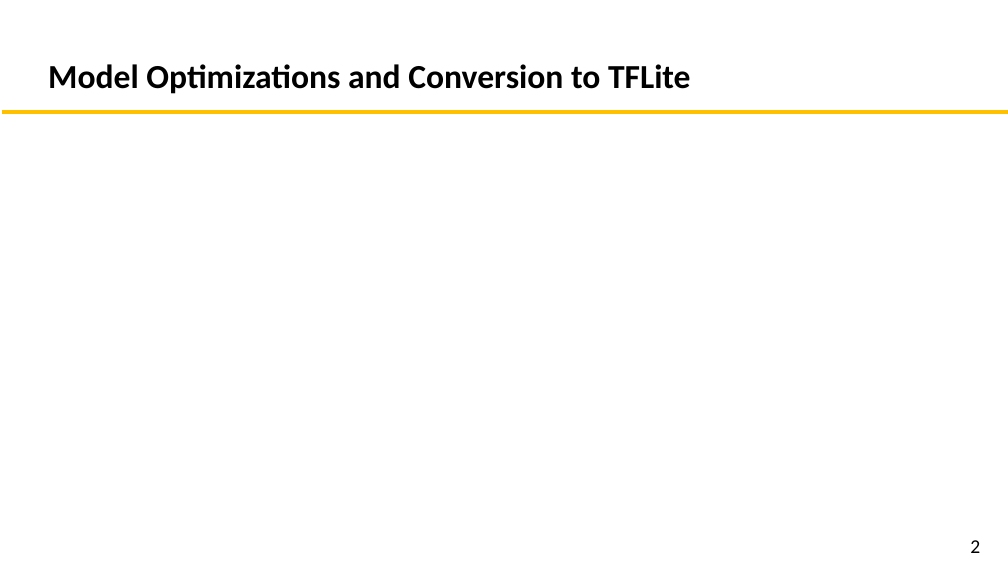
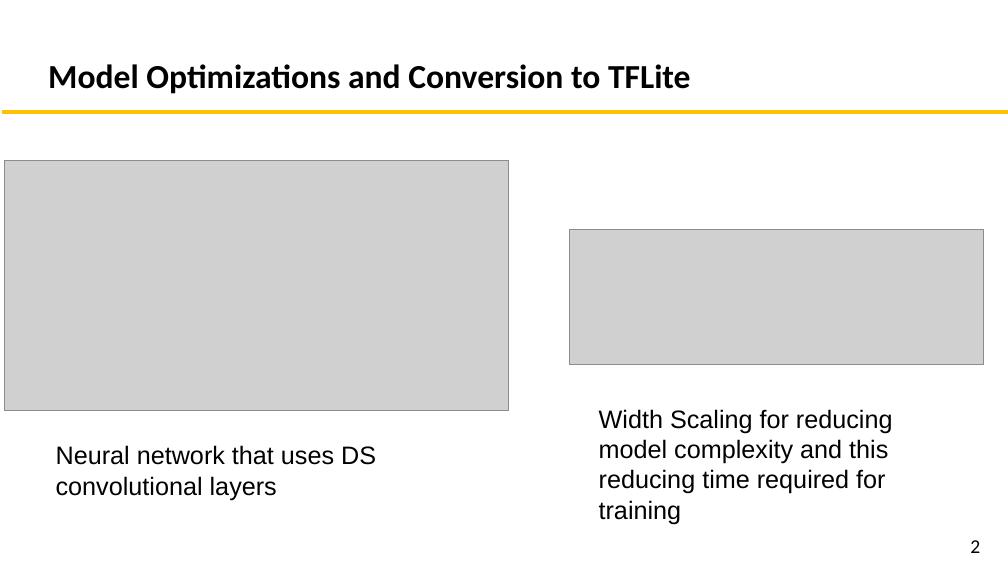
Before and after one commit to chowned/Audio-recognition-for-IOT, a slide deck: slide 9 of Project_Submission/Presentation.pptx. Drawn at 1008x567 pixels with LibreOffice and Linux fonts; fonts in the diff are those of the drawing; grey boxes stand for pictures. Boxes give left, top, right and bottom in pixels: in the first picture for what was removed or moved away, otherwise in the second. Text is boxed around its words. In the diff, an @@ line names an element or a change of style, - is before the commit and + after.

Commit message:
upload the model optimization

```diff
--- a/Project_Submission/Presentation.pptx
+++ b/Project_Submission/Presentation.pptx
@@ picture added at (4, 160, 508, 410) @@
@@ picture added at (570, 230, 984, 365) @@
@@ text added at (599, 409, 893, 524), 18 pt, text #000000 @@
+Width Scaling for reducing model complexity and this reducing time required for training
@@ text added at (56, 445, 376, 500), 18 pt, text #000000 @@
+Neural network that uses DS convolutional layers
```
